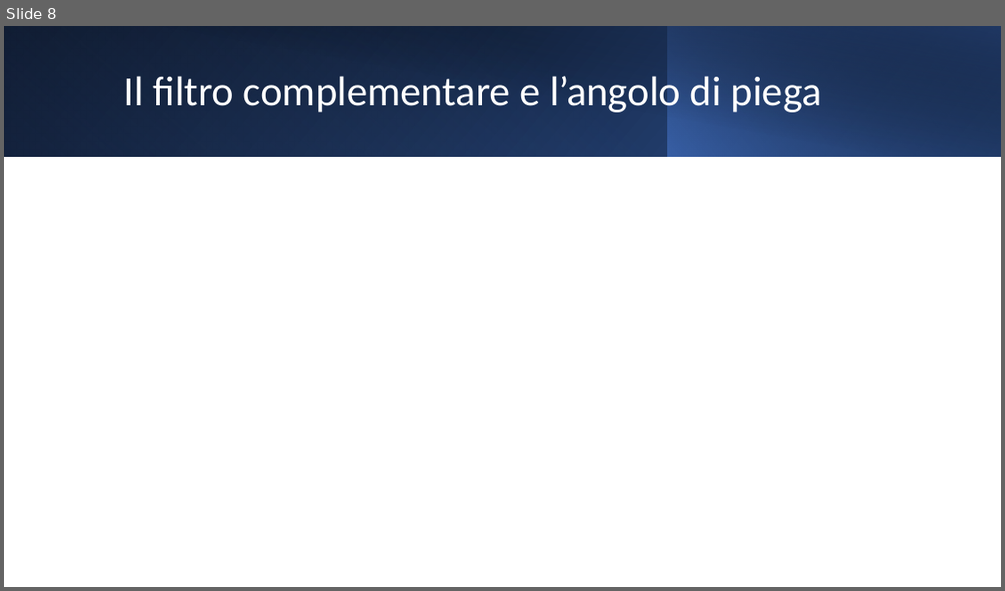
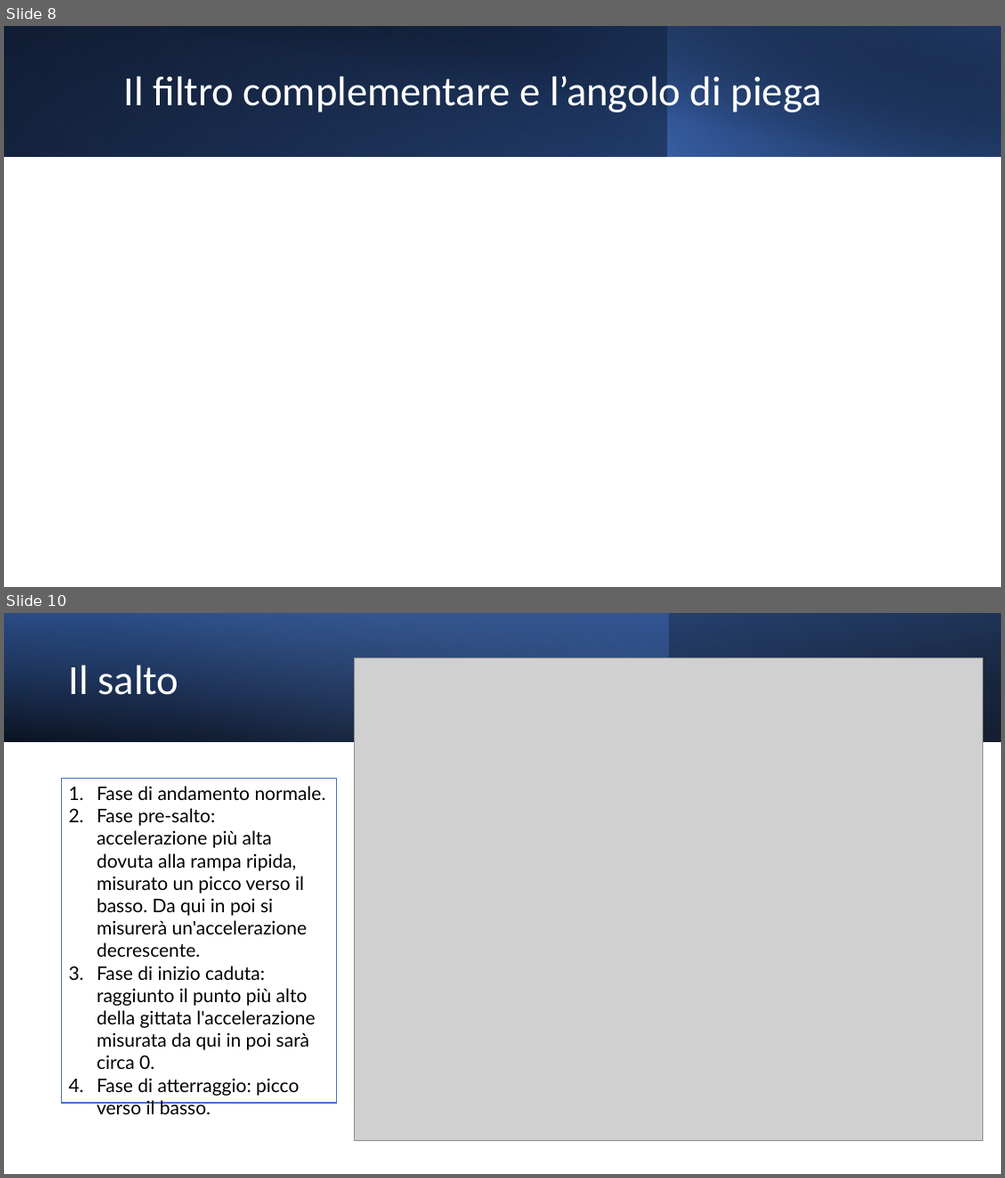
Before and after one commit to Alby-C/MA-IoT, a slide deck: BikeActivity.pptx. Shown one above the other, each under a label of ours: slide 8 before the commit, slides 8 and 10 after it; the slides between them are not shown. The pictures are 1005x591 and 1005x1178 pixels, drawn with LibreOffice and Linux fonts; fonts in the diff are those of the drawing; grey boxes stand for pictures. Boxes give left, top, right and bottom in pixels: in the first picture for what was removed or moved away, otherwise in the second. Text is boxed around its words. In the diff, an @@ line names an element or a change of style, - is before the commit and + after.

Commit message:
Seconda verisone della presentazione (quasi finita)

```diff
--- a/BikeActivity.pptx
+++ b/BikeActivity.pptx
@@ slide 10 added at [4,613,1001,1174], background #FFFFFF @@
@@ rectangle added at [4,613,1001,742], fill gradient #000000 to #2F5597 @@
@@ rectangle added at [4,613,669,742], fill gradient #4472C4 to #8FAADC @@
@@ rectangle added at [4,613,1001,742], fill gradient #000000 to #4472C4 @@
@@ title added at [69,665,179,695], 40 pt, text #FFFFFF @@
+Il salto
@@ picture added at [354,657,983,1140] @@
@@ rectangle added at [62,779,337,1103], fill #FFFFFF, outline #4472C4 1 pt, 18 pt, text #000000 @@
+1. Fase di andamento normale.
+2. Fase pre-salto: accelerazione più alta dovuta alla rampa ripida, misurato un picco verso il basso. Da qui in poi si misurerà un'accelerazione decrescente.
+3. Fase di inizio caduta: raggiunto il punto più alto della gittata l'accelerazione misurata da qui in poi sarà circa 0.
+4. Fase di atterraggio: picco verso il basso.
```
Also in this commit, not shown: 6 slides changed, 7 other slides added.
